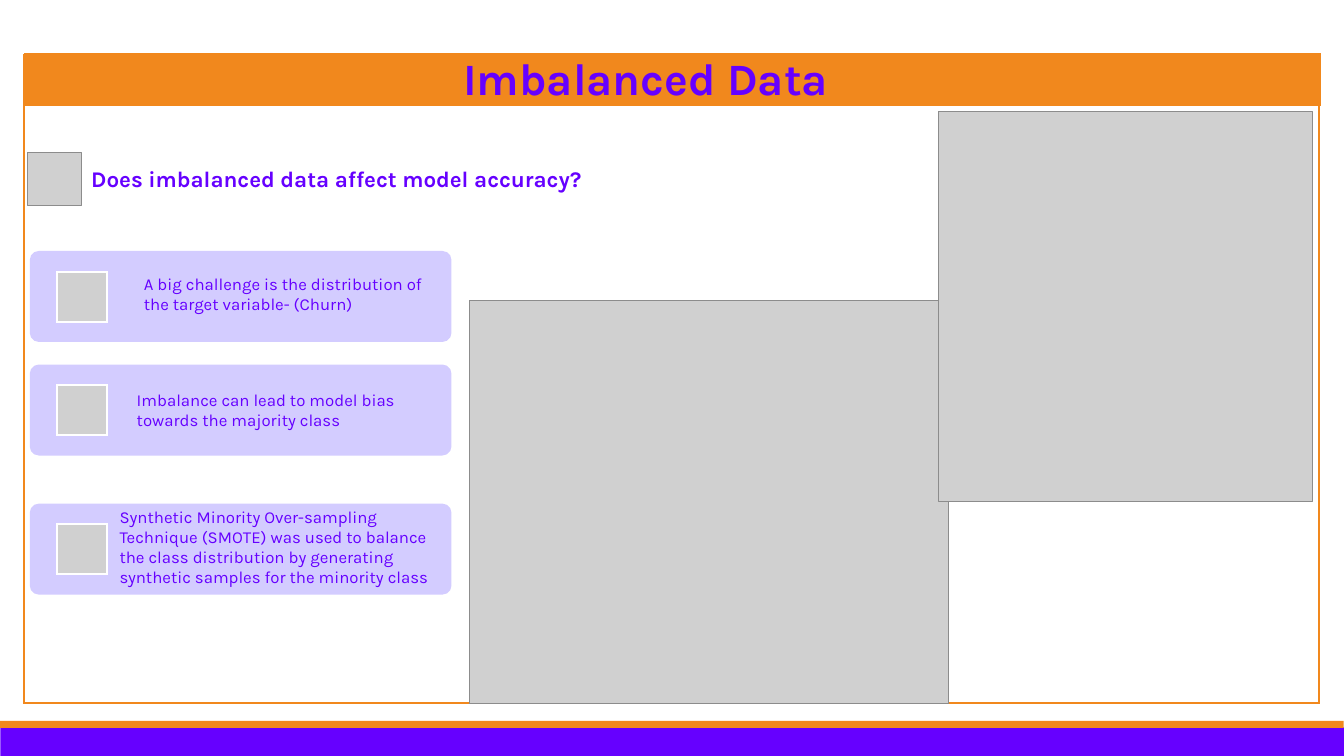
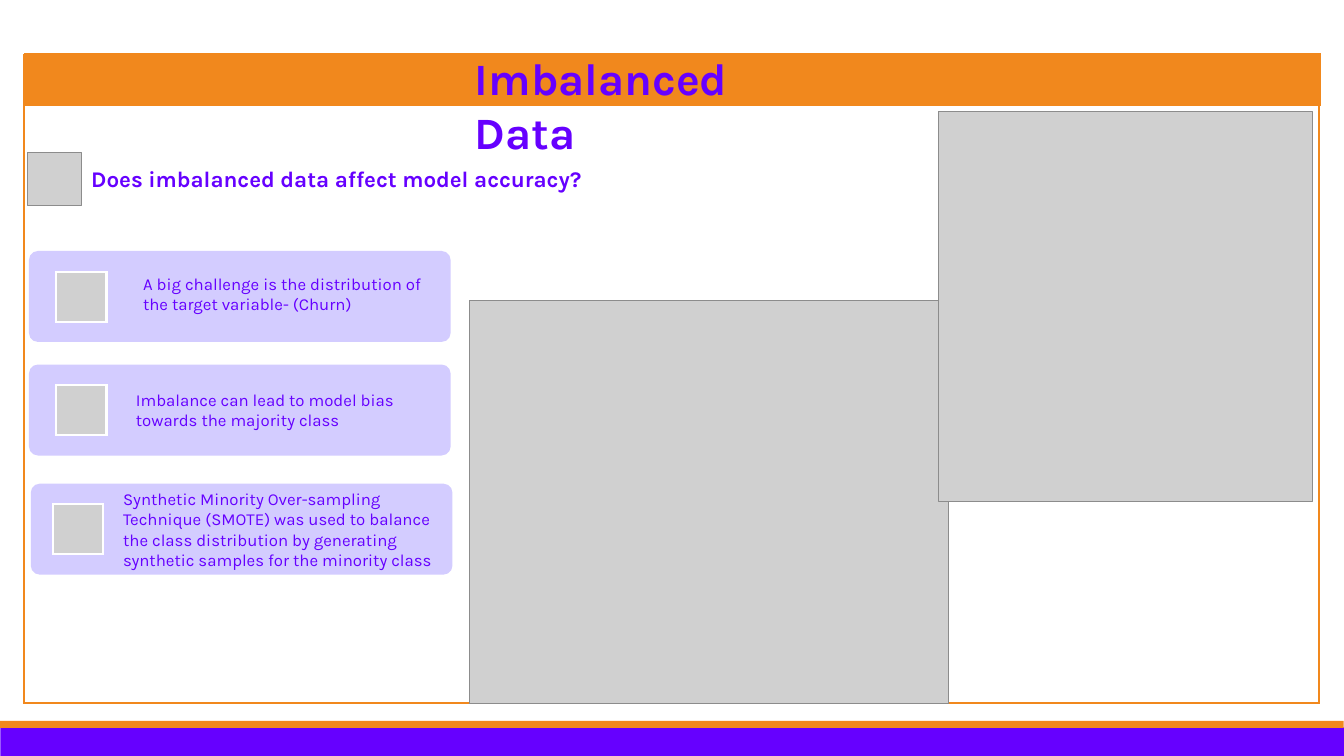
Before and after one commit to Kazeem-Bello/customer_chun, a slide deck: slide 7 of CFM_presentation.pptx. Drawn at 1344x756 pixels with LibreOffice and Linux fonts; fonts in the diff are those of the drawing; grey boxes stand for pictures; background and template pictures are left out. Boxes give left, top, right and bottom in pixels: in the first picture for what was removed or moved away, otherwise in the second. Text is boxed around its words. In the diff, an @@ line names an element or a change of style, - is before the commit and + after.

```diff
--- a/CFM_presentation.pptx
+++ b/CFM_presentation.pptx
@@ text "Imbalanced Data" rewrapped from bbox=[463, 64, 828, 96] to bbox=[475, 64, 728, 150] @@
@@ text "Synthetic Minority Over-sampling Technique (SMOTE) ...": place and size @@
-text "Synthetic Minority Over-sampling Technique (SMOTE) ..." at bbox=[120, 511, 428, 587]
+text "Synthetic Minority Over-sampling Technique (SMOTE) ..." at bbox=[123, 493, 431, 570]
@@ rounded rectangle: place and size @@
-rounded rectangle at bbox=[30, 504, 452, 595]
+rounded rectangle at bbox=[31, 484, 453, 575]
@@ picture: place and size @@
-picture at bbox=[57, 524, 108, 575]
+picture at bbox=[52, 504, 103, 555]
```
Also in this commit, not shown: 4 other slides changed, 3 slides added, 4 slides removed, 5 other files.
